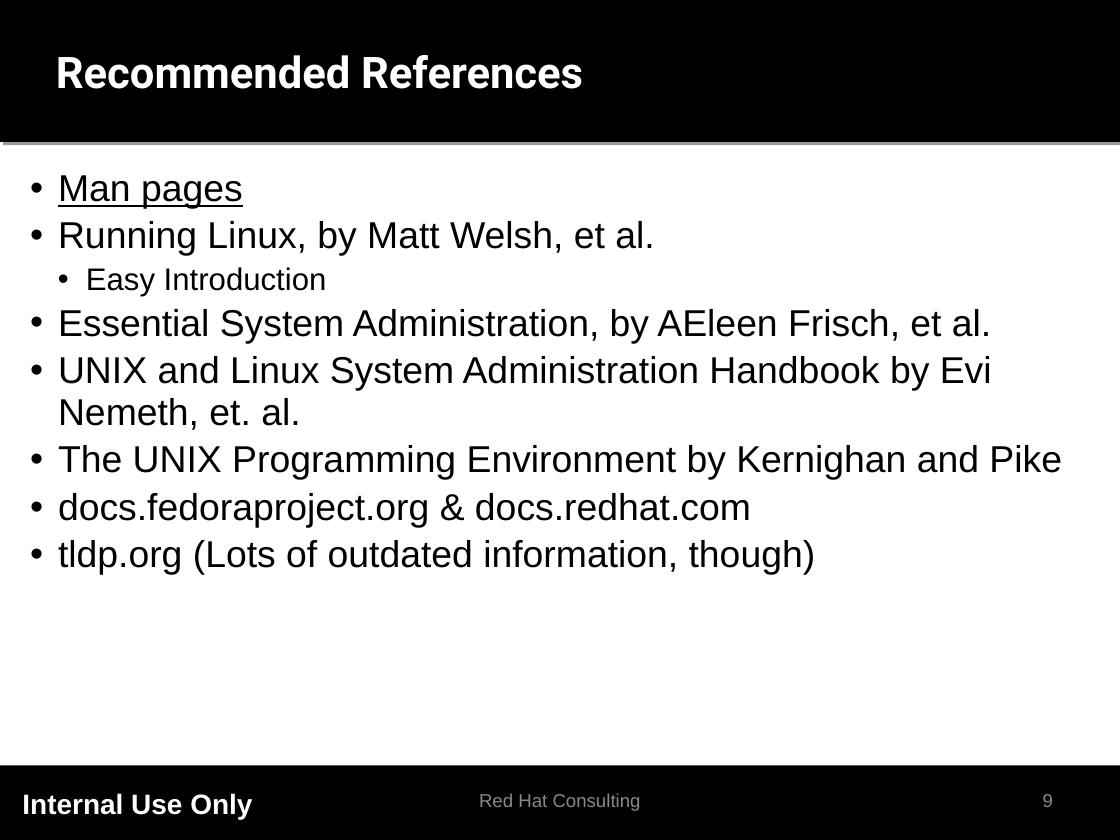
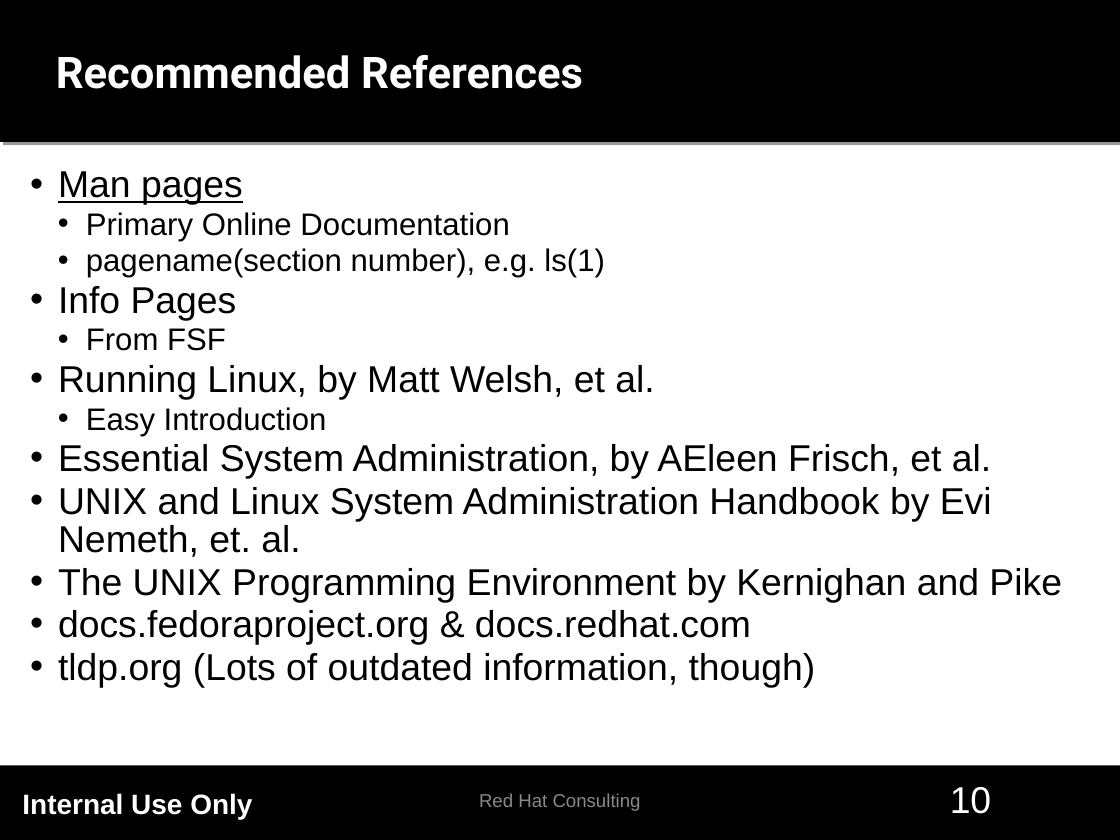
Before and after one commit to rstroop/nch-bootcamp, a slide deck: slide 10 of presentations/RHEL/RHEL_PRESENTATION.odp (slide 9 before the commit). Drawn at 1120x840 pixels with LibreOffice and Linux fonts; fonts in the diff are those of the drawing; background and template pictures are left out. Boxes give left, top, right and bottom in pixels: in the first picture for what was removed or moved away, otherwise in the second. Text is boxed around its words. In the diff, an @@ line names an element or a change of style, - is before the commit and + after.

```diff
--- a/presentations/RHEL/RHEL_PRESENTATION.odp
+++ b/presentations/RHEL/RHEL_PRESENTATION.odp
@@ text at [58,171,1062,688]: line spacing 0.95 to 0.85 @@
@@ text at [58,212,605,351]: paragraphs added @@
+  • Primary Online Documentation
+  • pagename(section number), e.g. ls(1)
+• Info Pages
+  • From FSF
@@ page number at [950,787,991,814]: text changed; size 12 to 24 pt; text colour #898989 to #FFFFFF @@
-9
+10
```
Also in this commit, not shown: 7 other slides changed, 2 slides added, 1 other file.
